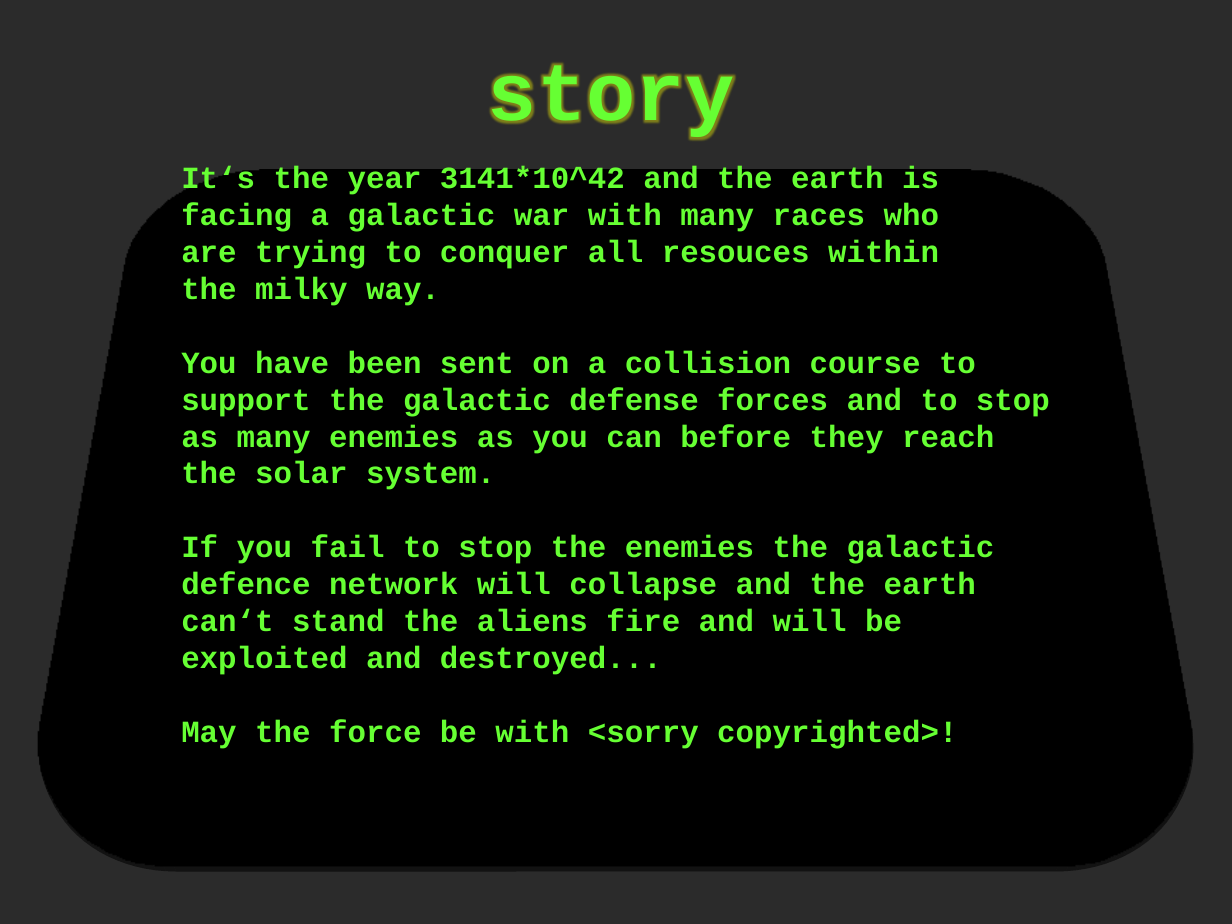
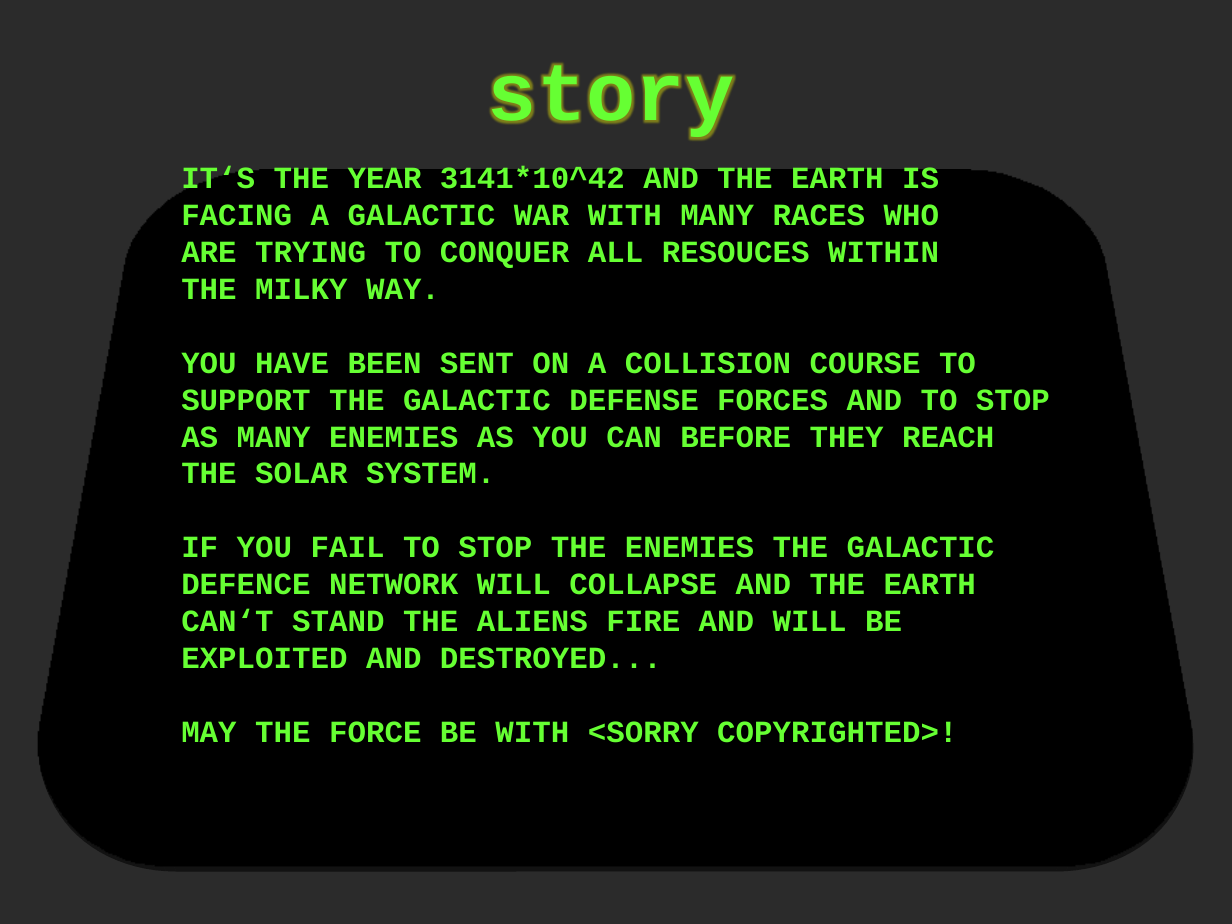
Before and after one commit to srad/SpaceBIT, a slide deck: slide 2 of handbook/SpaceBIT - Handbook.pptx. Drawn at 1232x924 pixels with LibreOffice and Linux fonts; fonts in the diff are those of the drawing; background and template pictures are left out; a plain dark background stands for a picture behind light text. Boxes give left, top, right and bottom in pixels: in the first picture for what was removed or moved away, otherwise in the second. Text is boxed around its words. In the diff, an @@ line names an element or a change of style, - is before the commit and + after.

```diff
--- a/handbook/SpaceBIT - Handbook.pptx
+++ b/handbook/SpaceBIT - Handbook.pptx
@@ text in rounded rectangle at [181,166,1050,743]: text changed @@
-It‘s the year 3141*10^42 and the earth is facing a galactic war with many races who
-are trying to conquer all resouces within
-the milky way.
-You have been sent on a collision course to support the galactic defense forces and to stop as many enemies as you can before they reach the solar system.
-If you fail to stop the enemies the galactic defence network will collapse and the earth can‘t stand the aliens fire and will be exploited and destroyed...
-May the force be with <sorry copyrighted>!
+IT‘S THE YEAR 3141*10^42 AND THE EARTH IS FACING A GALACTIC WAR WITH MANY RACES WHO
+ARE TRYING TO CONQUER ALL RESOUCES WITHIN
+THE MILKY WAY.
+YOU HAVE BEEN SENT ON A COLLISION COURSE TO SUPPORT THE GALACTIC DEFENSE FORCES AND TO STOP AS MANY ENEMIES AS YOU CAN BEFORE THEY REACH THE SOLAR SYSTEM.
+IF YOU FAIL TO STOP THE ENEMIES THE GALACTIC DEFENCE NETWORK WILL COLLAPSE AND THE EARTH CAN‘T STAND THE ALIENS FIRE AND WILL BE EXPLOITED AND DESTROYED...
+MAY THE FORCE BE WITH <SORRY COPYRIGHTED>!
```
Also in this commit, not shown: 7 other slides changed, 3 slides added, 35 other files.
